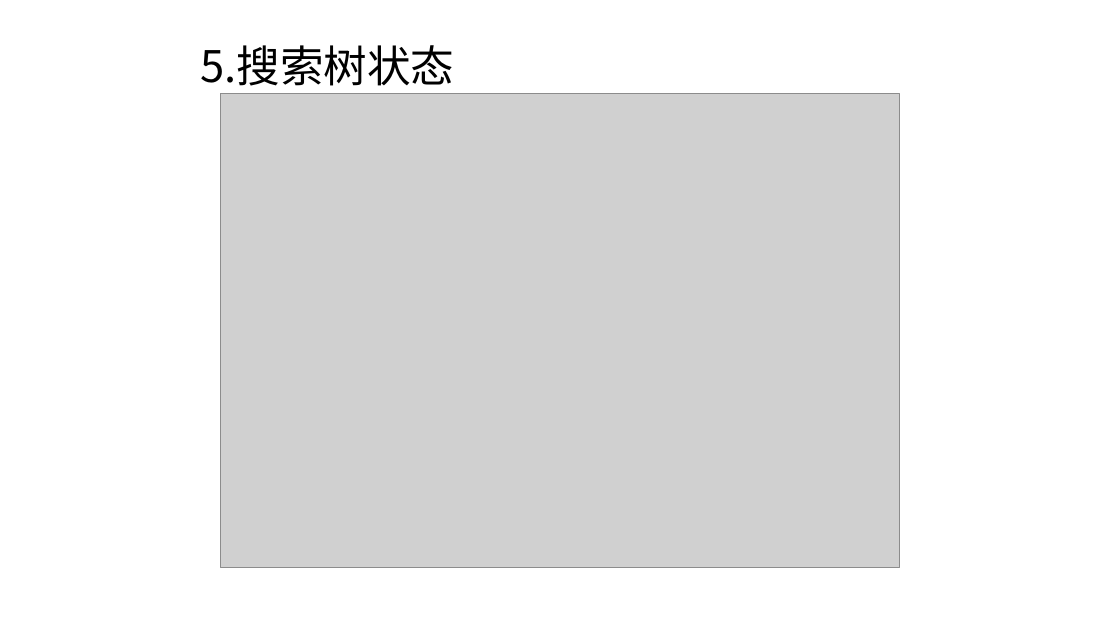
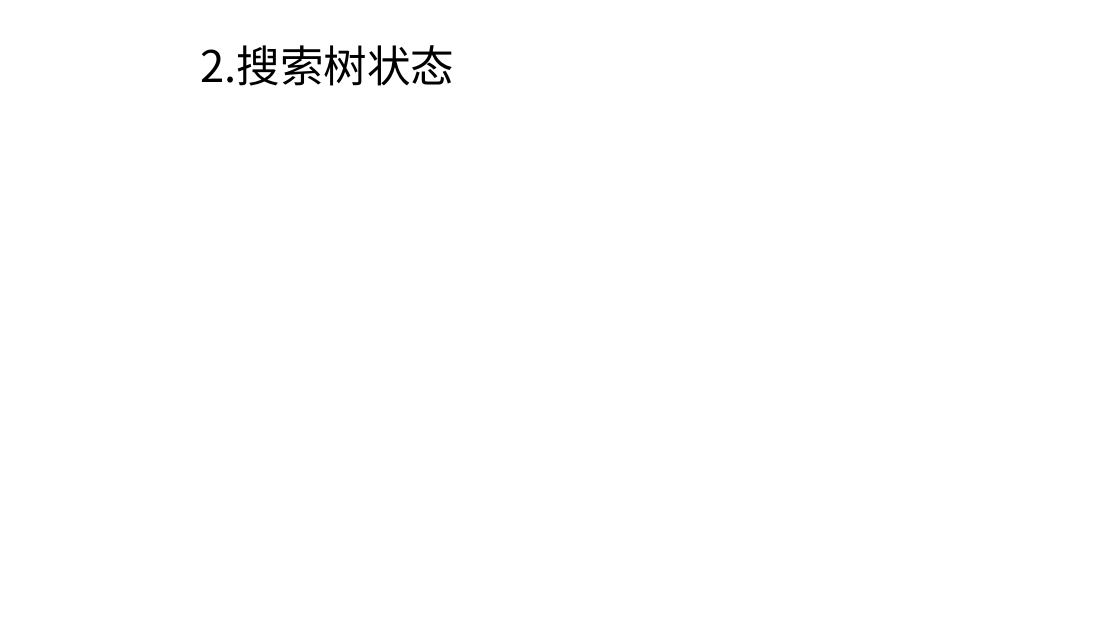
Before and after one commit to Anchovy0901/introduction-to-AI, a slide deck: slide 7 of 小组作业/doc/人工智能_G3_Astar算法讲解.pptx. Drawn at 1120x630 pixels with LibreOffice and Linux fonts; fonts in the diff are those of the drawing; grey boxes stand for pictures; background and template pictures are left out. Boxes give left, top, right and bottom in pixels: in the first picture for what was removed or moved away, otherwise in the second. Text is boxed around its words. In the diff, an @@ line names an element or a change of style, - is before the commit and + after.

```diff
--- a/小组作业/doc/人工智能_G3_Astar算法讲解.pptx
+++ b/小组作业/doc/人工智能_G3_Astar算法讲解.pptx
@@ title at box(201, 45, 455, 86): text changed @@
-5.搜索树状态
+2.搜索树状态
@@ picture removed at box(221, 94, 899, 568) @@
```
Also in this commit, not shown: 6 other slides changed, 1 slide added, 1 slide removed, 3 other files.
